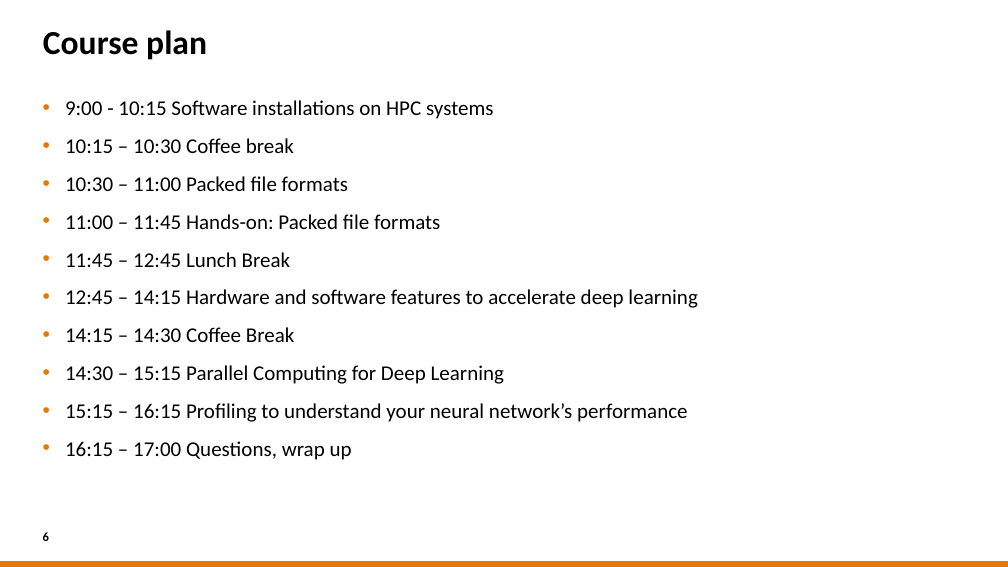
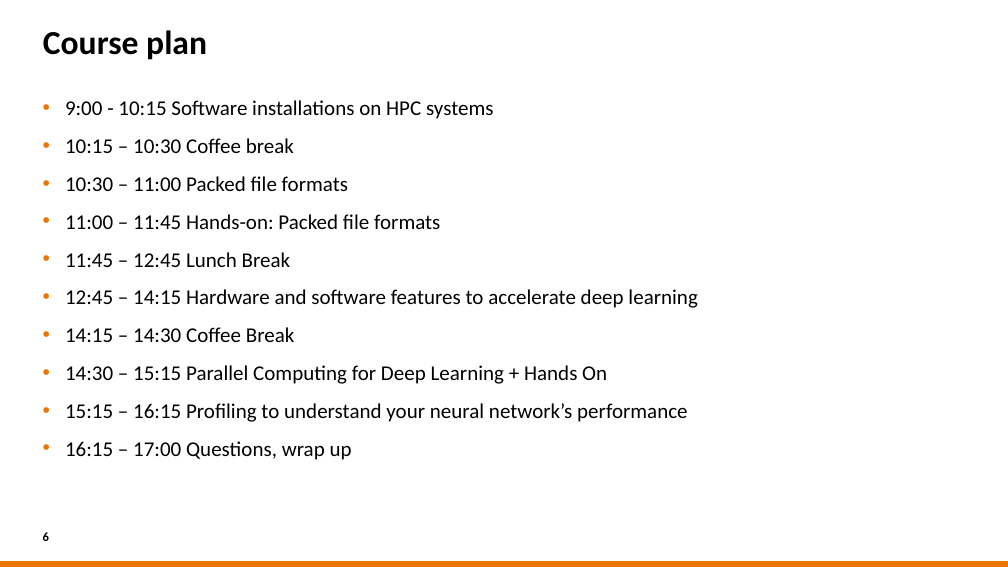
Before and after one commit to sara-nl/HPML-course-materials, a slide deck: slide 6 of Day2/slides/EuroHPC_HPML_welcome.pptx. Drawn at 1008x567 pixels with LibreOffice and Linux fonts; fonts in the diff are those of the drawing; background and template pictures are left out. Boxes give left, top, right and bottom in pixels: in the first picture for what was removed or moved away, otherwise in the second. Text is boxed around its words. In the diff, an @@ line names an element or a change of style, - is before the commit and + after.

```diff
--- a/Day2/slides/EuroHPC_HPML_welcome.pptx
+++ b/Day2/slides/EuroHPC_HPML_welcome.pptx
@@ text at <box>65,365,607,384</box>: text changed @@
-• 14:30 – 15:15 Parallel Computing for Deep Learning
+• 14:30 – 15:15 Parallel Computing for Deep Learning + Hands On
```
Also in this commit, not shown: 1 slide added, 1 other file.
